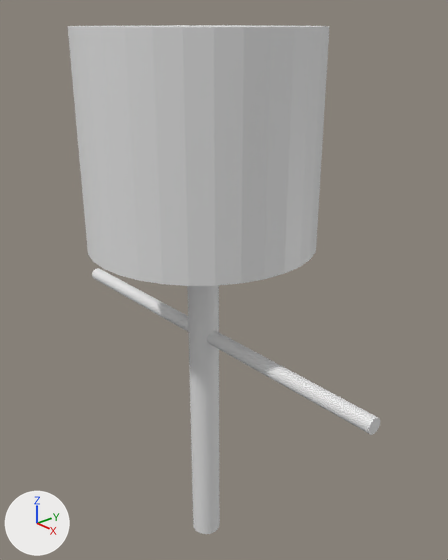
Renders of the Blender file ludum/robot.blend from each side of a commit.
Before and after are seen from a 50 mm camera at (4.06, -3.28, 3.76) aimed at (0.03, 0.23, 1.54). The axes (+X, +Y, +Z) are drawn at lower left. The lights are the same throughout.
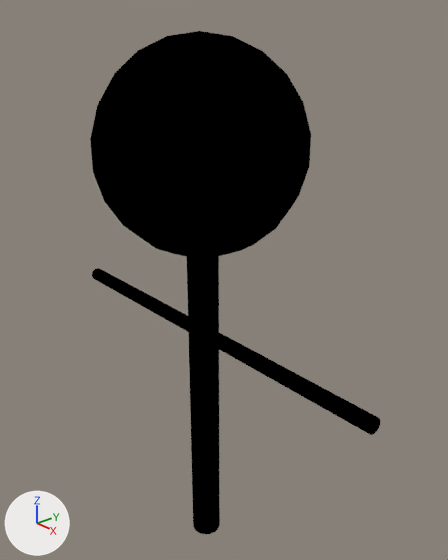
The newer file is also rescaled (x0.812), turned or shifted as a whole; pictures and numbers use the older file's frame.

Where the change shows, as pixel boxes (x1, y1, x2, y2) in the pictures (448 x 560 px):
```json
{"object": "Cylinder", "change": "deleted", "before": [68, 25, 330, 286]}
{"object": "Sphere", "change": "added", "after": [90, 31, 311, 258], "on screen": "black"}
{"object": "Cylinder.001", "change": "recoloured", "before": [187, 256, 220, 534], "after": [187, 256, 220, 534], "on screen": "grey to black"}
{"object": "Cylinder.002", "change": "recoloured", "before": [92, 268, 380, 435], "after": [92, 268, 380, 435], "on screen": "white to black"}
```

Scene script edits in JSON lines:
```json
{"op": "add", "block": "mat_material", "code": ["mat_material = diffuse_material('Material')", "mat_material.base_color = (0.0, 0.0, 0.0)  # black #000000"]}
{"block": "me_cylinder_002", "where": "me_cylinder_002.from_pydata(...)  # 64 vertices, 34 faces; spans x -1.0..1.0, y -1.0..1.0, z -1.0..1.0"}
{"op": "add", "block": "me_cylinder_002", "code": "me_cylinder_002.materials.append(mat_material)  # black #000000"}
{"block": "me_cylinder_001", "where": "me_cylinder_001.from_pydata(...)  # 64 vertices, 34 faces; spans x -1.0..1.0, y -1.0..1.0, z -1.0..1.0"}
{"op": "add", "block": "me_cylinder_001", "code": "me_cylinder_001.materials.append(mat_material)  # black #000000"}
{"op": "add", "block": "me_sphere", "code": ["me_sphere = bpy.data.meshes.new('Sphere')", "me_sphere.from_pydata(...)  # a UV sphere (16 segments, 11 rings, poles along z) spanning x -0.99..0.99, y -0.99..0.99, z -1.0..1.0", "me_sphere.materials.append(mat_material)  # black #000000"]}
{"op": "remove", "block": "ob_cylinder", "code": ["ob_cylinder = bpy.data.objects.new('Cylinder', me_cylinder)", "ob_cylinder.location = (0.0, 0.0, 2.844)", "ob_cylinder.scale = (1.0, 1.0, 0.882)"]}
{"op": "add", "block": "ob_sphere", "code": ["ob_sphere = bpy.data.objects.new('Sphere', me_sphere)", "ob_sphere.location = (0.0, 0.0, 2.779)", "ob_sphere.scale = (0.912, 0.912, 0.912)"]}
```
